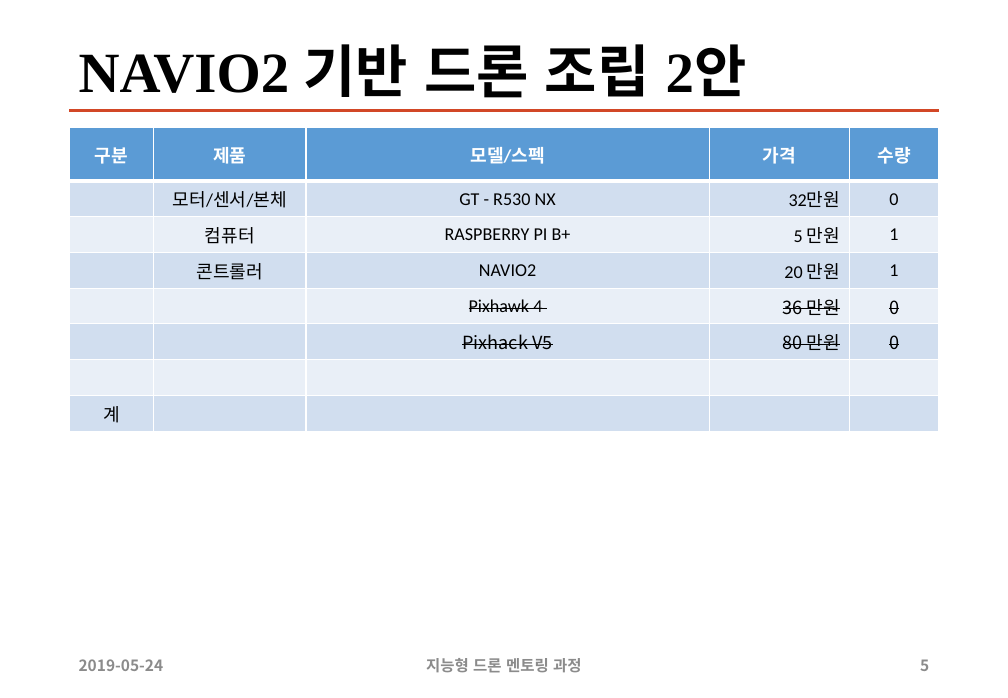
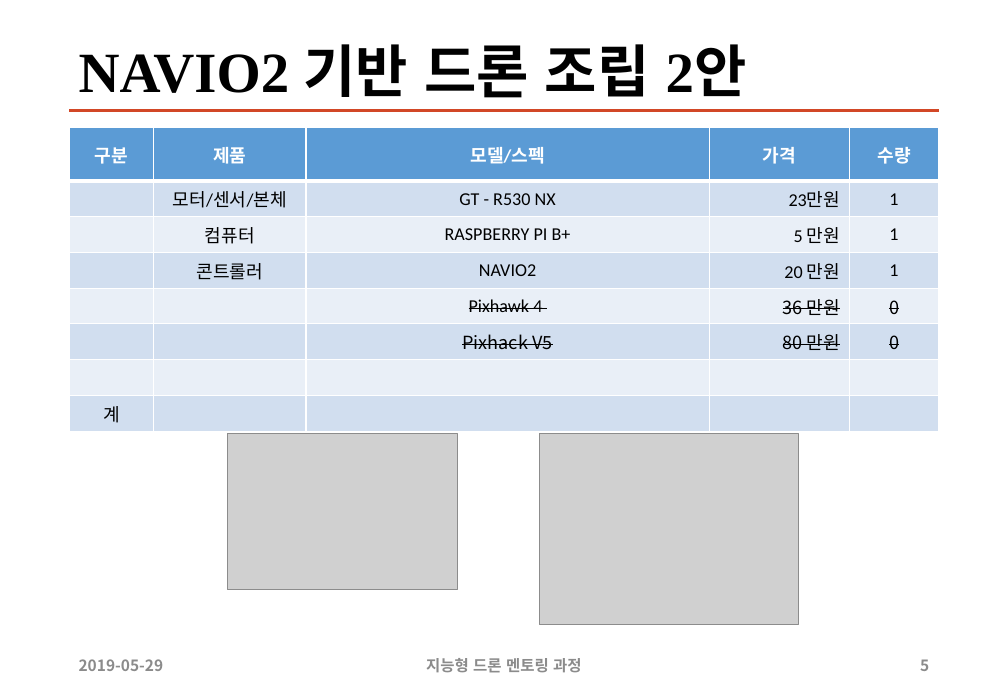
Before and after one commit to sunabove/autopilot_doc, a slide deck: slide 5 of 120 구매/107 지능형 드론 멘토링 HW 구매 목록 19년 5월 V1.0.pptx. Drawn at 1008x698 pixels with LibreOffice and Linux fonts; fonts in the diff are those of the drawing; grey boxes stand for pictures. Boxes give left, top, right and bottom in pixels: in the first picture for what was removed or moved away, otherwise in the second. Text is boxed around its words. In the diff, an @@ line names an element or a change of style, - is before the commit and + after.

```diff
--- a/120 구매/107 지능형 드론 멘토링 HW 구매 목록 19년 5월 V1.0.pptx
+++ b/120 구매/107 지능형 드론 멘토링 HW 구매 목록 19년 5월 V1.0.pptx
@@ table at <box>69,128,939,427</box> @@
-row 2, column 4: 32만원
+row 2, column 4: 23만원
-row 2, column 5: 0
+row 2, column 5: 1
@@ picture added at <box>228,433,457,590</box> @@
@@ picture added at <box>540,434,799,625</box> @@
@@ text at <box>79,659,164,671</box>: text changed @@
-2019-05-24
+2019-05-29
```
Also in this commit, not shown: 7 other slides changed, 1 slide added, 6 other files.
